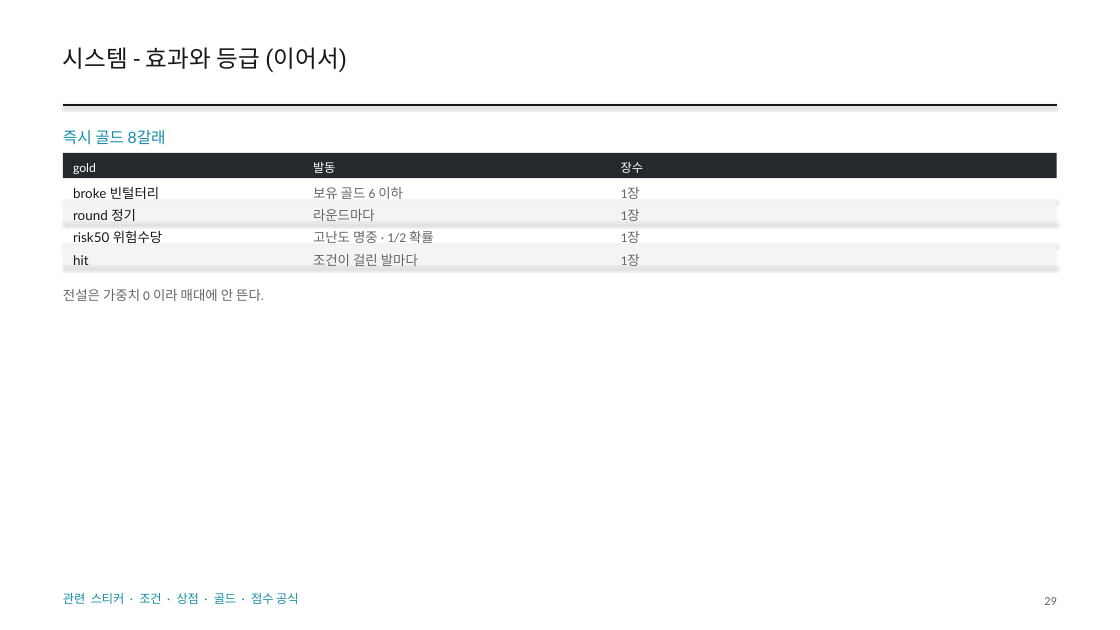
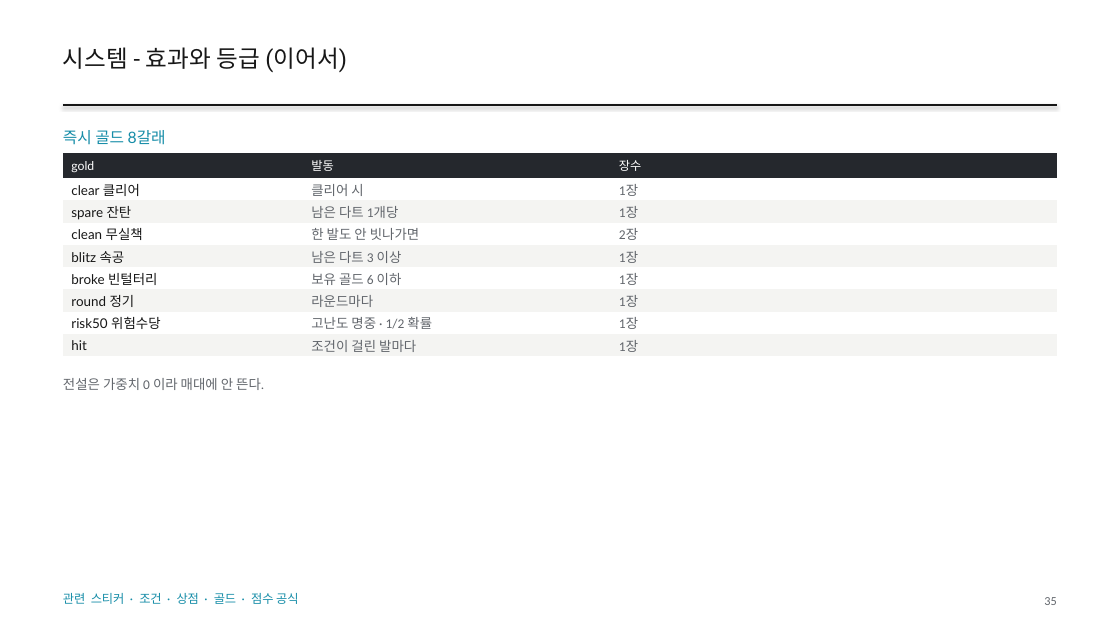
Before and after one commit to GGbong69/test-03, a slide deck: slide 35 of docs/HIGHTONE_기획서.pptx (slide 29 before the commit). Drawn at 1120x630 pixels with LibreOffice and Linux fonts; fonts in the diff are those of the drawing. Boxes give left, top, right and bottom in pixels: in the first picture for what was removed or moved away, otherwise in the second. Text is boxed around its words. In the diff, an @@ line names an element or a change of style, - is before the commit and + after.

```diff
--- a/docs/HIGHTONE_기획서.pptx
+++ b/docs/HIGHTONE_기획서.pptx
@@ rectangle removed at [63, 153, 1057, 178] @@
@@ table added at [63, 153, 1057, 356], 9 rows, 3 columns @@
+gold | 발동 | 장수
+clear 클리어 | 클리어 시 | 1장
+spare 잔탄 | 남은 다트 1개당 | 1장
+clean 무실책 | 한 발도 안 빗나가면 | 2장
+blitz 속공 | 남은 다트 3 이상 | 1장
+broke 빈털터리 | 보유 골드 6 이하 | 1장
+round 정기 | 라운드마다 | 1장
+risk50 위험수당 | 고난도 명중 · 1/2 확률 | 1장
+hit | 조건이 걸린 발마다 | 1장
@@ text removed at [73, 163, 96, 174] @@
-gold
@@ text removed at [313, 162, 335, 173] @@
-발동
@@ text removed at [621, 162, 643, 173] @@
-장수
@@ line removed from (63, 200) to (1057, 200) @@
@@ rectangle removed at [63, 200, 1057, 223] @@
@@ text removed at [73, 187, 159, 199] @@
-broke 빈털터리
@@ text removed at [73, 209, 136, 221] @@
-round 정기
@@ text removed at [313, 187, 403, 199] @@
-보유 골드 6 이하
@@ text removed at [313, 209, 375, 221] @@
-라운드마다
@@ text removed at [621, 187, 640, 199] @@
-1장
@@ text removed at [621, 209, 640, 221] @@
-1장
@@ line removed from (63, 223) to (1057, 223) @@
@@ text removed at [73, 231, 162, 243] @@
-risk50 위험수당
@@ text removed at [313, 231, 434, 243] @@
-고난도 명중 · 1/2 확률
@@ text removed at [621, 231, 640, 243] @@
-1장
@@ line removed from (63, 245) to (1057, 245) @@
@@ rectangle removed at [63, 245, 1057, 268] @@
@@ line removed from (63, 267) to (1057, 267) @@
@@ text removed at [73, 255, 89, 265] @@
-hit
@@ text removed at [313, 254, 418, 266] @@
-조건이 걸린 발마다
@@ text removed at [621, 254, 640, 266] @@
-1장
@@ text "전설은 가중치 0 이라 매대에 ...": place and size @@
-text "전설은 가중치 0 이라 매대에 ..." at [63, 289, 264, 301]
+text "전설은 가중치 0 이라 매대에 ..." at [63, 378, 264, 390]
@@ text at [1044, 597, 1056, 605]: text changed @@
-29
+35
```
Also in this commit, not shown: 81 other slides changed, 11 slides added, 3 slides removed, 3 other files.
